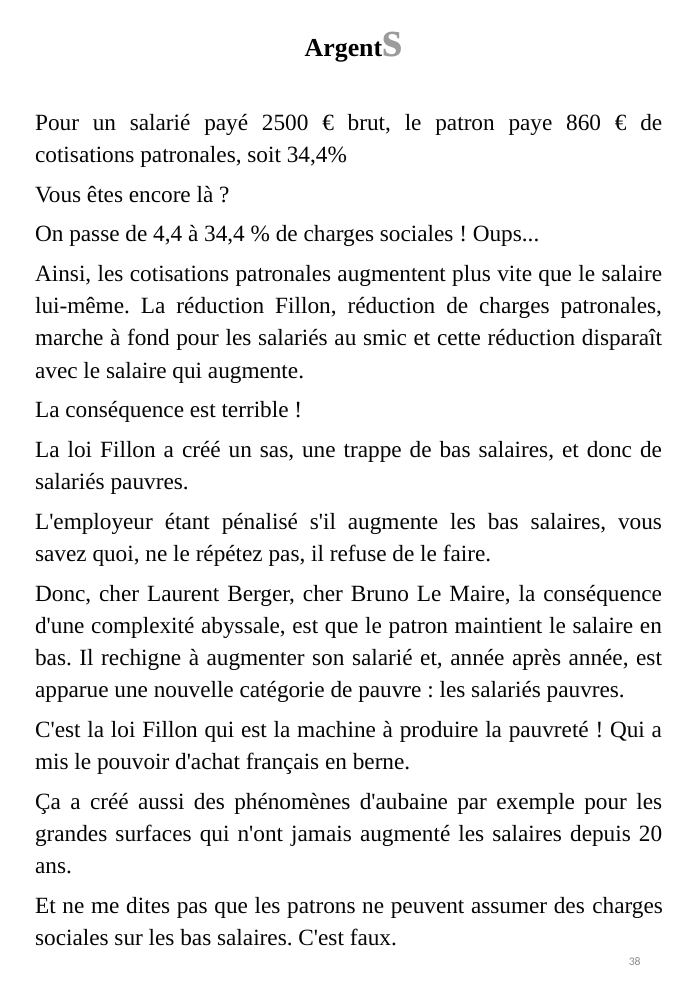
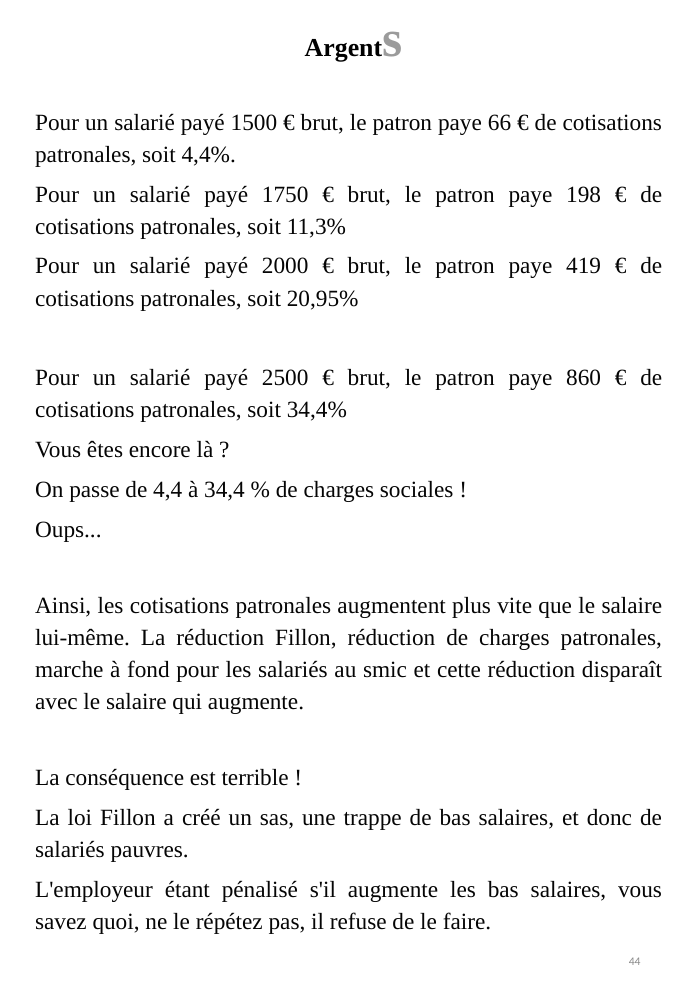
Before and after one commit to BenjaminLOUIS84/e_commerce, a slide deck: slide 44 of e_commerce/public/ppsx/tome3.ppsx (slide 38 before the commit). Drawn at 698x1008 pixels with LibreOffice and Linux fonts; fonts in the diff are those of the drawing. Boxes give left, top, right and bottom in pixels: in the first picture for what was removed or moved away, otherwise in the second. Text is boxed around its words. In the diff, an @@ line names an element or a change of style, - is before the commit and + after.

```diff
--- a/e_commerce/public/ppsx/tome3.ppsx
+++ b/e_commerce/public/ppsx/tome3.ppsx
@@ text at (x1=35, y1=113, x2=662, y2=311): paragraphs added @@
+Pour un salarié payé 1500 € brut, le patron paye 66 € de cotisations patronales, soit 4,4%.
+Pour un salarié payé 1750 € brut, le patron paye 198 € de cotisations patronales, soit 11,3%
+Pour un salarié payé 2000 € brut, le patron paye 419 € de cotisations patronales, soit 20,95%
@@ text at (x1=35, y1=480, x2=454, y2=542): text changed @@
-On passe de 4,4 à 34,4 % de charges sociales ! Oups...
+On passe de 4,4 à 34,4 % de charges sociales !
+Oups...
@@ text at (x1=35, y1=584, x2=663, y2=946): paragraphs removed @@
-Donc, cher Laurent Berger, cher Bruno Le Maire, la conséquence d'une complexité abyssale, est que le patron maintient le salaire en bas. Il rechigne à augmenter son salarié et, année après année, est apparue une nouvelle catégorie de pauvre : les salariés pauvres.
-C'est la loi Fillon qui est la machine à produire la pauvreté ! Qui a mis le pouvoir d'achat français en berne.
-Ça a créé aussi des phénomènes d'aubaine par exemple pour les grandes surfaces qui n'ont jamais augmenté les salaires depuis 20 ans.
-Et ne me dites pas que les patrons ne peuvent assumer des charges sociales sur les bas salaires. C'est faux.
@@ page number at (x1=629, y1=957, x2=641, y2=965): text changed @@
-38
+44
```
Also in this commit, not shown: 35 other slides changed, 9 slides added.
